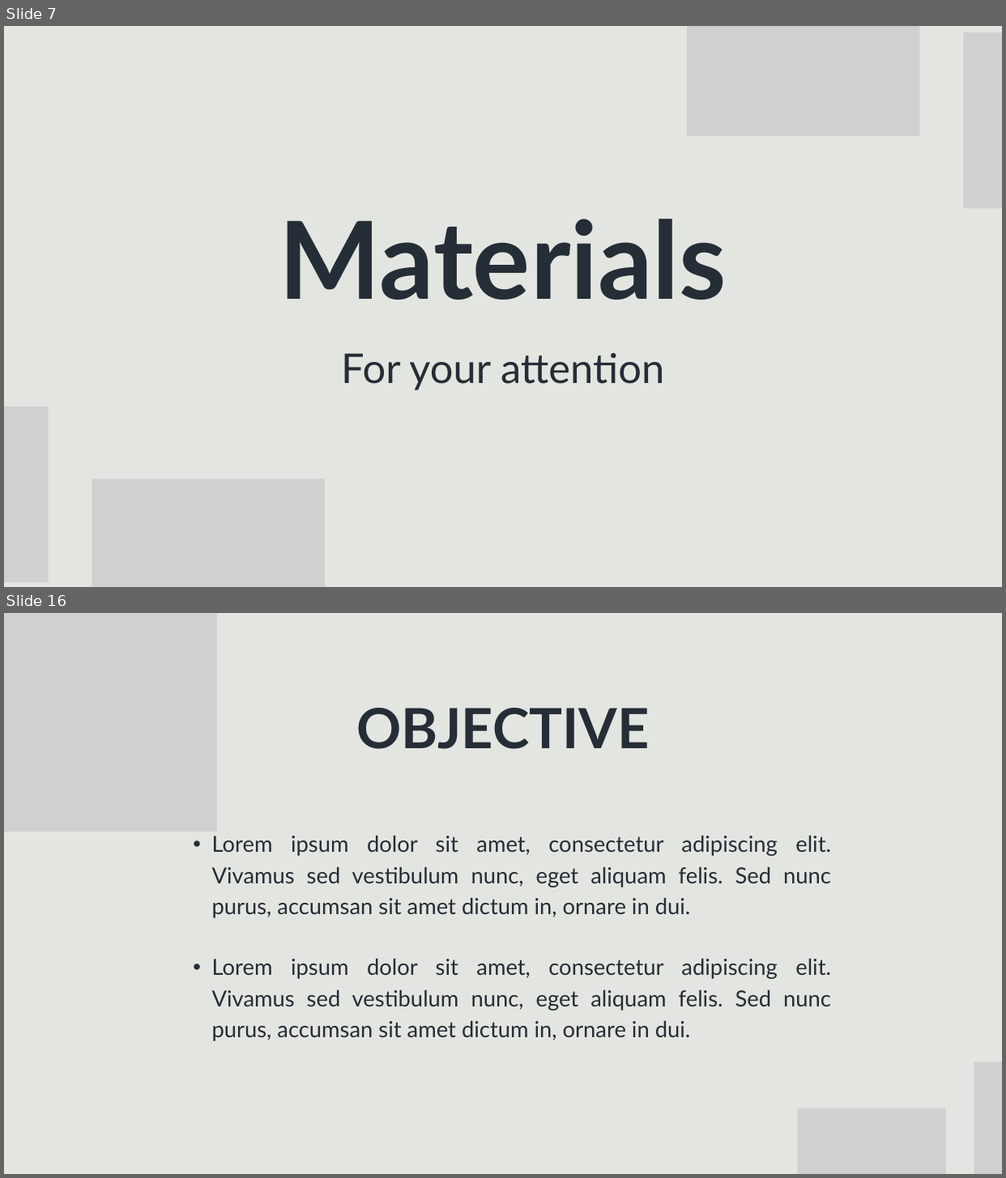
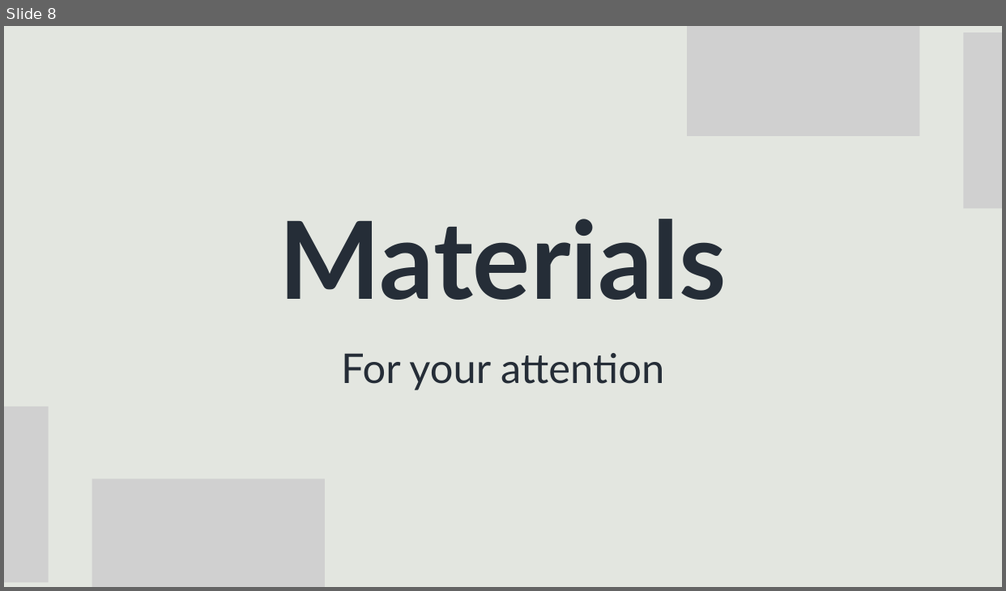
Before and after one commit to m11217045/PPG, a slide deck: 碩論/Ivory Black Simple Geometric Research Project Presentation.pptx. Shown one above the other, each under a label of ours: slides 7 and 16 before the commit, slide 8 after it; the slides between them are not shown. The pictures are 1006x1178 and 1006x591 pixels, drawn with LibreOffice and Linux fonts; fonts in the diff are those of the drawing; grey boxes stand for pictures. Boxes give left, top, right and bottom in pixels: in the first picture for what was removed or moved away, otherwise in the second. Text is boxed around its words. In the diff, an @@ line names an element or a change of style, - is before the commit and + after.

```diff
--- a/碩論/Ivory Black Simple Geometric Research Project Presentation.pptx
+++ b/碩論/Ivory Black Simple Geometric Research Project Presentation.pptx
@@ slide 16 removed at [4,613,1002,1174], background #E3E6E0 @@
@@ picture removed at [4,613,217,832] @@
@@ text removed at [356,708,649,749] @@
-OBJECTIVE
@@ text removed at [212,836,831,918] @@
-  • Lorem ipsum dolor sit amet, consectetur adipiscing elit. Vivamus sed vestibulum nunc, eget aliquam felis. Sed nunc purus, accumsan sit amet dictum in, ornare in dui.
@@ text removed at [212,959,831,1041] @@
-  • Lorem ipsum dolor sit amet, consectetur adipiscing elit. Vivamus sed vestibulum nunc, eget aliquam felis. Sed nunc purus, accumsan sit amet dictum in, ornare in dui.
@@ picture removed at [974,1062,1002,1174] @@
@@ picture removed at [797,1109,945,1174] @@
@@ what was slide 7 is now slide 8 @@
```
Also in this commit, not shown: 10 slides changed, 36 slides added, 9 other slides removed, 10 other files.
